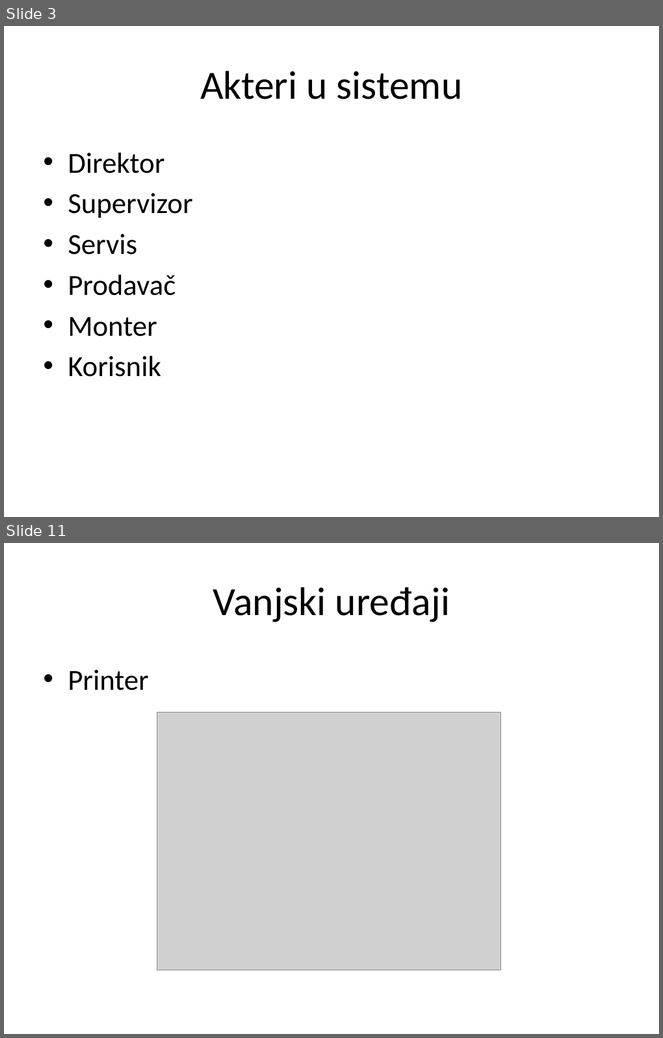
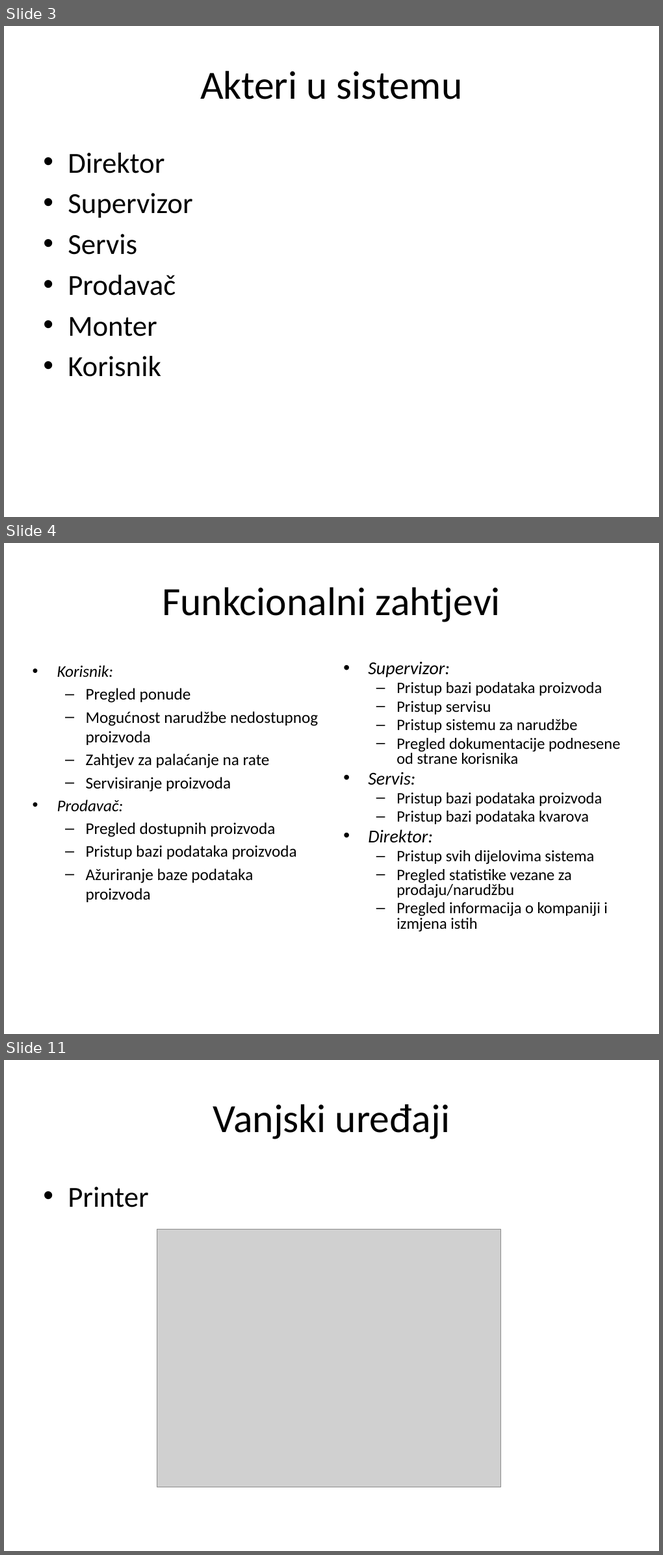
Before and after one commit to ooad-2014-2015/HeritageDev, a slide deck: Prezentacija.pptx. Shown one above the other, each under a label of ours: slides 3 and 11 before the commit, slides 3, 4 and 11 after it; the slides between them are not shown. The pictures are 663x1038 and 663x1555 pixels, drawn with LibreOffice and Linux fonts; fonts in the diff are those of the drawing; grey boxes stand for pictures; background and template pictures are left out. Boxes give left, top, right and bottom in pixels: in the first picture for what was removed or moved away, otherwise in the second. Text is boxed around its words. In the diff, an @@ line names an element or a change of style, - is before the commit and + after.

```diff
--- a/Prezentacija.pptx
+++ b/Prezentacija.pptx
@@ slide 4 added at bbox=[4, 543, 659, 1034], background picture (left out) @@
@@ title added at bbox=[162, 587, 501, 622], 44 pt, text #000000 @@
+Funkcionalni zahtjevi
@@ text added at bbox=[57, 665, 318, 902], 18 pt, text #000000 @@
+• Korisnik:
+  – Pregled ponude
+  – Mogućnost narudžbe nedostupnog proizvoda
+  – Zahtjev za palaćanje na rate
+  – Servisiranje proizvoda
+• Prodavač:
+  – Pregled dostupnih proizvoda
+  – Pristup bazi podataka proizvoda
+  – Ažuriranje baze podataka proizvoda
@@ text added at bbox=[368, 661, 620, 932], 17.5 pt, text #000000 @@
+• Supervizor:
+  – Pristup bazi podataka proizvoda
+  – Pristup servisu
+  – Pristup sistemu za narudžbe
+  – Pregled dokumentacije podnesene od strane korisnika
+• Servis:
+  – Pristup bazi podataka proizvoda
+  – Pristup bazi podataka kvarova
+• Direktor:
+  – Pristup svih dijelovima sistema
+  – Pregled statistike vezane za prodaju/narudžbu
+  – Pregled informacija o kompaniji i izmjena istih
```
Also in this commit, not shown: 9 slides changed, 2 other slides added, 4 slides removed, 2 other files.
